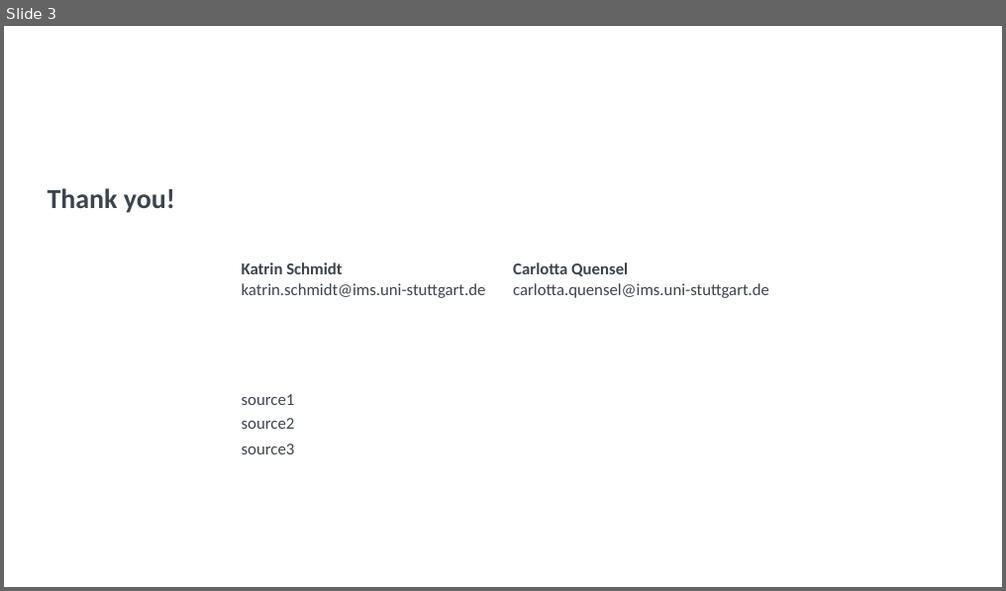
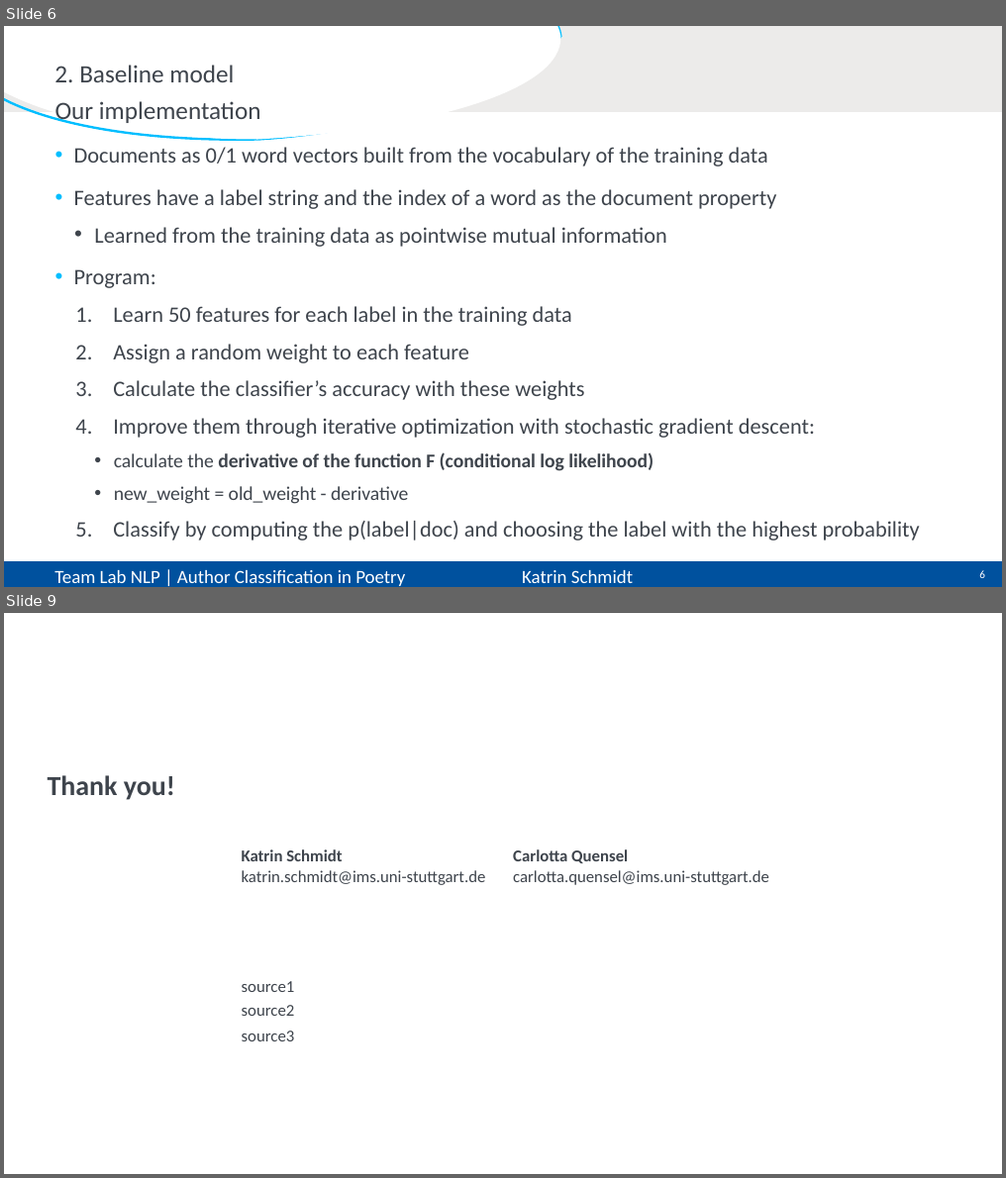
Before and after one commit to CarlottaQuensel/Author_Classification-Team_Lab, a slide deck: reports/TeamLab-presentation.pptx. Shown one above the other, each under a label of ours: slide 3 before the commit, slides 6 and 9 after it; the slides between them are not shown. The pictures are 1006x591 and 1006x1178 pixels, drawn with LibreOffice and Linux fonts; fonts in the diff are those of the drawing; background and template pictures are left out. Boxes give left, top, right and bottom in pixels: in the first picture for what was removed or moved away, otherwise in the second. Text is boxed around its words. In the diff, an @@ line names an element or a change of style, - is before the commit and + after.

```diff
--- a/reports/TeamLab-presentation.pptx
+++ b/reports/TeamLab-presentation.pptx
@@ slide 6 added at box(4, 26, 1002, 587), background #FFFFFF @@
@@ rectangle added at box(4, 26, 1002, 112), fill #ECEBEA, outline #ECEBEA 1 pt @@
@@ freeform shape added at box(4, 26, 561, 140), fill #FFFFFF, outline #00BEFF 2.25 pt @@
@@ title added at box(54, 65, 234, 82), 24 pt, text #3E444C @@
+2. Baseline model
@@ text added at box(55, 101, 261, 126), 24 pt, text #3E444C @@
+Our implementation
@@ text added at box(74, 147, 920, 541), 21.3 pt, text #3E444C @@
+• Documents as 0/1 word vectors built from the vocabulary of the training data
+• Features have a label string and the index of a word as the document property
+  • Learned from the training data as pointwise mutual information
+• Program:
+  1. Learn 50 features for each label in the training data
+  2. Assign a random weight to each feature
+  3. Calculate the classifier’s accuracy with these weights
+  4. Improve them through iterative optimization with stochastic gradient descent:
+    • calculate the derivative of the function F (conditional log likelihood)
+    • new_weight = old_weight - derivative
+  5. Classify by computing the p(label|doc) and choosing the label with the highest probability
@@ rectangle added at box(4, 562, 1002, 587), fill #00519E @@
@@ text added at box(54, 570, 633, 586), 18 pt, text #FFFFFF @@
+Team Lab NLP | Author Classification in Poetry Katrin Schmidt – Carlotta Quensel
@@ page number added at box(979, 570, 985, 578), 10.7 pt, text #FFFFFF @@
+6
@@ what was slide 3 is now slide 9 @@
```
Also in this commit, not shown: 2 slides changed, 5 other slides added.
